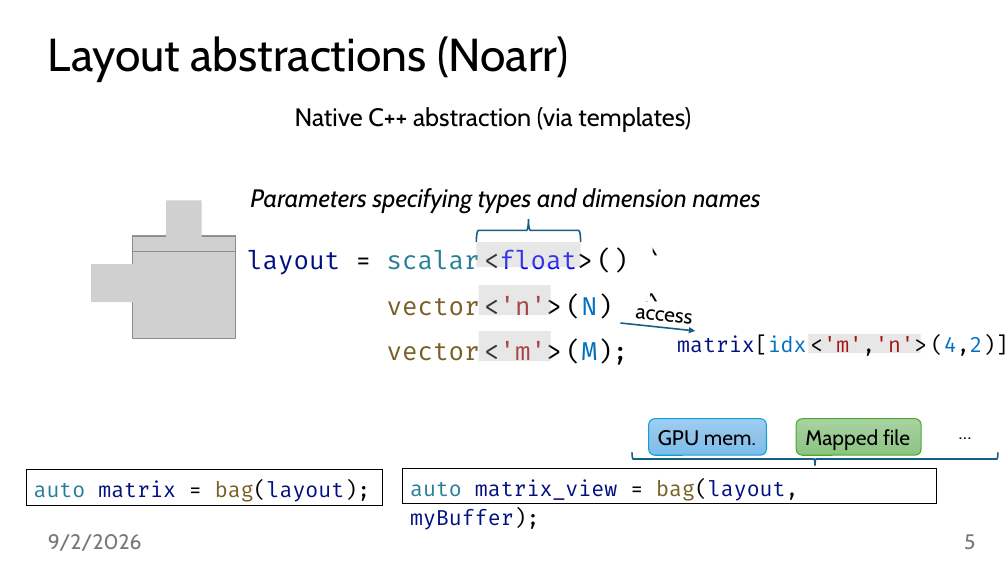
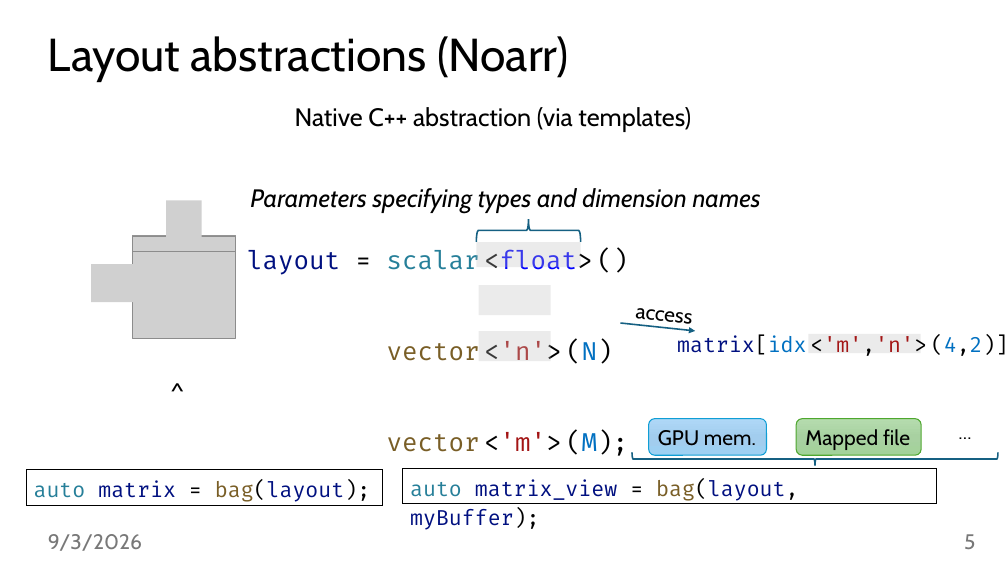
Before and after one commit to jiriklepl/phd-thesis, a slide deck: slide 5 of slides/Optimizing Memory Layouts and Traversal Orders in High-Performance Computing.pptx. Drawn at 1008x567 pixels with LibreOffice and Linux fonts; fonts in the diff are those of the drawing; grey boxes stand for pictures; background and template pictures are left out. Boxes give left, top, right and bottom in pixels: in the first picture for what was removed or moved away, otherwise in the second. Text is boxed around its words. In the diff, an @@ line names an element or a change of style, - is before the commit and + after.

```diff
--- a/slides/Optimizing Memory Layouts and Traversal Orders in High-Performance Computing.pptx
+++ b/slides/Optimizing Memory Layouts and Traversal Orders in High-Performance Computing.pptx
@@ text "layout = scalar <float> () ..." rewrapped from <box>247,250,628,365</box> to <box>247,250,628,456</box> @@
@@ rectangle at <box>479,285,551,315</box>: fill #B2B2B2 at 30% opacity to #C0C0C0 at 30% opacity @@
@@ rectangle at <box>479,331,551,361</box>: fill #B2B2B2 at 30% opacity to #C0C0C0 at 30% opacity @@
@@ rounded rectangle "GPU mem." at <box>649,419,767,455</box>: fill gradient #9ECFF5 to #90C4EB to #7CBEED to gradient #AFD8F7 to #A2CDEE to #9ED0F2 @@
@@ rounded rectangle "Mapped file" at <box>796,419,921,455</box>: fill gradient #A8D5A0 to #9CCA94 to #8AC680 to gradient #B5DCAE to #A8D1A1 to #A3D29A @@
@@ text at <box>48,534,142,551</box>: text changed @@
-9/2/2026
+9/3/2026
```
Also in this commit, not shown: 41 other slides changed.
